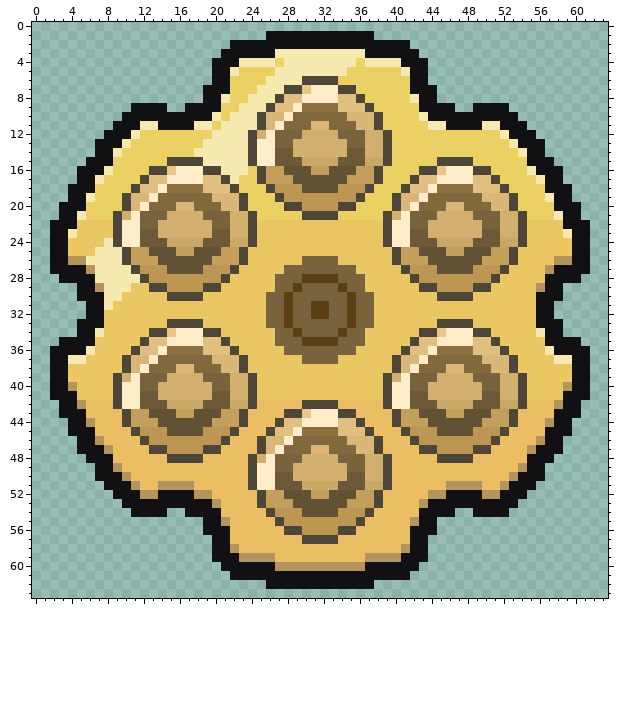
Edited in one commit: pixel-art sprite (Assets/Sprites/cylinder3.png). Above is the file before it was changed.
The file is 64x64 pixels. Colours within 5 levels of each other are drawn and written as one.
New version:
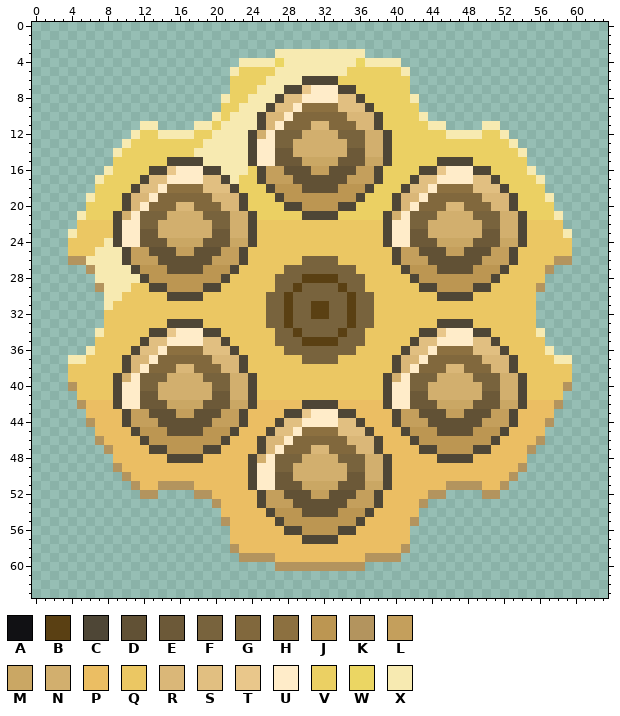
Palette (. is transparent): A #111114  B #5a4013  C #4e4636  D #615135  E #6c5938  F #78633d  G #81683d  H #8c7040  J #bc9652  K #b3945e  L #c49f5c  M #caa764  N #d2af6e  P #ebbe63  Q #ebc763  R #dab778  S #e1bf81  T #e9c78b  U #ffecc9  V #ebd063  W #ebd663  X #f7eab1
What changed:
y 1: x 26..37 AAAAAAAAAAAA -> ............
y 2: x 22..41 AAAAAAAAAAAAAAAAAAAA -> ....................
y 3: x 21..26 AAAAAA -> ......; x 37..42 AAAAAA -> ......
y 4: x 20..22 AAA -> ...; x 41..43 AAA -> ...
y 5..6: x 20..21 AA -> ..; x 42..43 AA -> ..
y 7: x 19..21 AAA -> ...; x 42..44 AAA -> ...
y 8: x 19..20 AA -> ..; x 43..44 AA -> ..
y 9: x 11..14 AAAA -> ....; x 17..20 AAAA -> ....; x 43..46 AAAA -> ....; x 49..52 AAAA -> ....
y 10: x 10..19 AAAAAAAAAA -> ..........; x 44..53 AAAAAAAAAA -> ..........
y 11: x 9..11 AAA -> ...; x 14..17 AAAA -> ....; x 46..49 AAAA -> ....; x 52..54 AAA -> ...
y 12: x 8..10 AAA -> ...; x 14..17 VVVV -> XXXX; x 46..49 VVVV -> XXXX; x 53..55 AAA -> ...
y 13: x 7..9 AAA -> ...; x 54..56 AAA -> ...
y 14: x 7..8 AA -> ..; x 55..56 AA -> ..
y 15: x 6..8 AAA -> ...; x 55..57 AAA -> ...
y 16: x 5..7 AAA -> ...; x 56..58 AAA -> ...
y 17: x 5..6 AA -> ..; x 57..58 AA -> ..
y 18: x 4..6 AAA -> ...; x 57..59 AAA -> ...
y 19: x 4..5 AA -> ..; x 58..59 AA -> ..
y 20: x 3..5 AAA -> ...; x 58..60 AAA -> ...
y 21: x 3..4 AA -> ..; x 59..60 AA -> ..
y 22: x 2..4 AAA -> ...; x 59..61 AAA -> ...
y 23..26: x 2..3 AA -> ..; x 60..61 AA -> ..
y 27: x 2..5 AAAA -> ....; x 58..61 AAAA -> ....
y 28: x 3..6 AAAA -> ....; x 57..60 AAAA -> ....
y 29: x 5..6 AA -> ..; x 57..58 AA -> ..
y 30: x 5..7 AAA -> ...; x 56..58 AAA -> ...
y 31..32: x 6..7 AA -> ..; x 56..57 AA -> ..
y 33: x 5..7 AAA -> ...; x 56..58 AAA -> ...
y 34: x 5..6 AA -> ..; x 57..58 AA -> ..
y 35: x 3..6 AAAA -> ....; x 57..60 AAAA -> ....
y 36: x 2..5 AAAA -> ....; x 58..61 AAAA -> ....
y 37..40: x 2..3 AA -> ..; x 60..61 AA -> ..
y 41: x 2..4 AAA -> ...; x 59..61 AAA -> ...
y 42: x 3..4 AA -> ..; x 59..60 AA -> ..
y 43: x 3..5 AAA -> ...; x 58..60 AAA -> ...
y 44: x 4..5 AA -> ..; x 58..59 AA -> ..
y 45: x 4..6 AAA -> ...; x 57..59 AAA -> ...
y 46: x 5..6 AA -> ..; x 57..58 AA -> ..
y 47: x 5..7 AAA -> ...; x 56..58 AAA -> ...
y 48: x 6..8 AAA -> ...; x 55..57 AAA -> ...
y 49: x 7..8 AA -> ..; x 55..56 AA -> ..
y 50: x 7..9 AAA -> ...; x 54..56 AAA -> ...
y 51: x 8..10 AAA -> ...; x 53..55 AAA -> ...
y 52: x 9..11 AAA -> ...; x 14..17 AAAA -> ....; x 46..49 AAAA -> ....; x 52..54 AAA -> ...
y 53: x 10..19 AAAAAAAAAA -> ..........; x 44..53 AAAAAAAAAA -> ..........
y 54: x 11..14 AAAA -> ....; x 17..20 AAAA -> ....; x 43..46 AAAA -> ....; x 49..52 AAAA -> ....
y 55: x 19..20 AA -> ..; x 43..44 AA -> ..
y 56: x 19..21 AAA -> ...; x 42..44 AAA -> ...
y 57..58: x 20..21 AA -> ..; x 42..43 AA -> ..
y 59: x 20..22 AAA -> ...; x 41..43 AAA -> ...
y 60: x 21..26 AAAAAA -> ......; x 37..42 AAAAAA -> ......
y 61: x 22..41 AAAAAAAAAAAAAAAAAAAA -> ....................
y 62: x 26..37 AAAAAAAAAAAA -> ............
